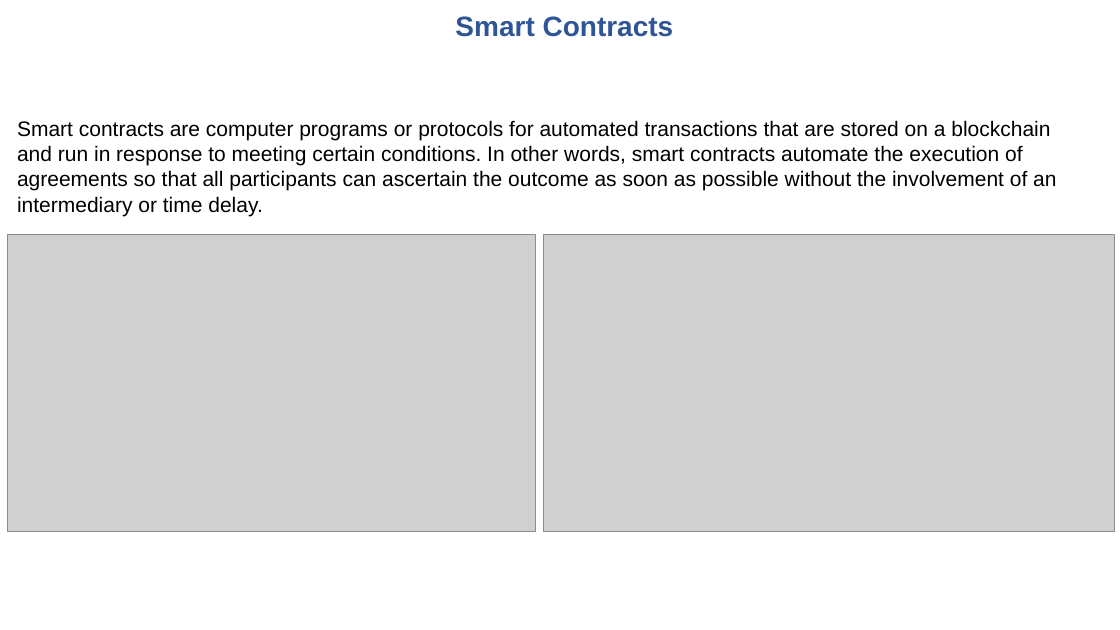
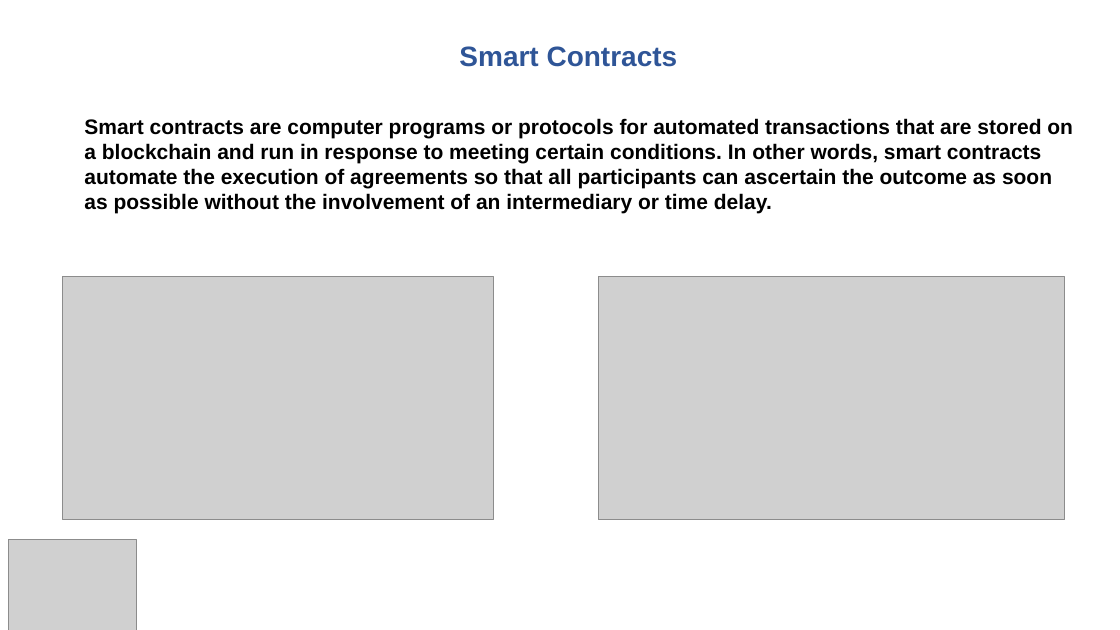
Before and after one commit to tusarmohapatra/NaturopuraV1, a slide deck: slide 19 of Naturepura Pitchdeck.pptx. Drawn at 1120x630 pixels with LibreOffice and Linux fonts; fonts in the diff are those of the drawing; grey boxes stand for pictures; background and template pictures are left out. Boxes give left, top, right and bottom in pixels: in the first picture for what was removed or moved away, otherwise in the second. Text is boxed around its words. In the diff, an @@ line names an element or a change of style, - is before the commit and + after.

```diff
--- a/Naturepura Pitchdeck.pptx
+++ b/Naturepura Pitchdeck.pptx
@@ text "Smart Contracts": place and size @@
-text "Smart Contracts" at box(455, 16, 674, 37)
+text "Smart Contracts" at box(459, 46, 678, 67)
@@ text "Smart Contracts" at box(459, 46, 678, 67): alignment centre to left; line spacing 0.9 to 1; less space between paragraphs @@
@@ text "Smart contracts are computer programs ...": place and size @@
-text "Smart contracts are computer programs ..." at box(17, 120, 1056, 216)
+text "Smart contracts are computer programs ..." at box(84, 118, 1073, 214)
@@ text "Smart contracts are computer programs ..." at box(84, 118, 1073, 214): bold on @@
@@ picture: place and size @@
-picture at box(8, 234, 535, 532)
+picture at box(62, 277, 493, 520)
@@ picture: place and size @@
-picture at box(544, 234, 1115, 532)
+picture at box(598, 276, 1065, 519)
@@ picture added at box(8, 539, 136, 630) @@
```
Also in this commit, not shown: 17 other slides changed, 1 slide added, 1 slide removed.
